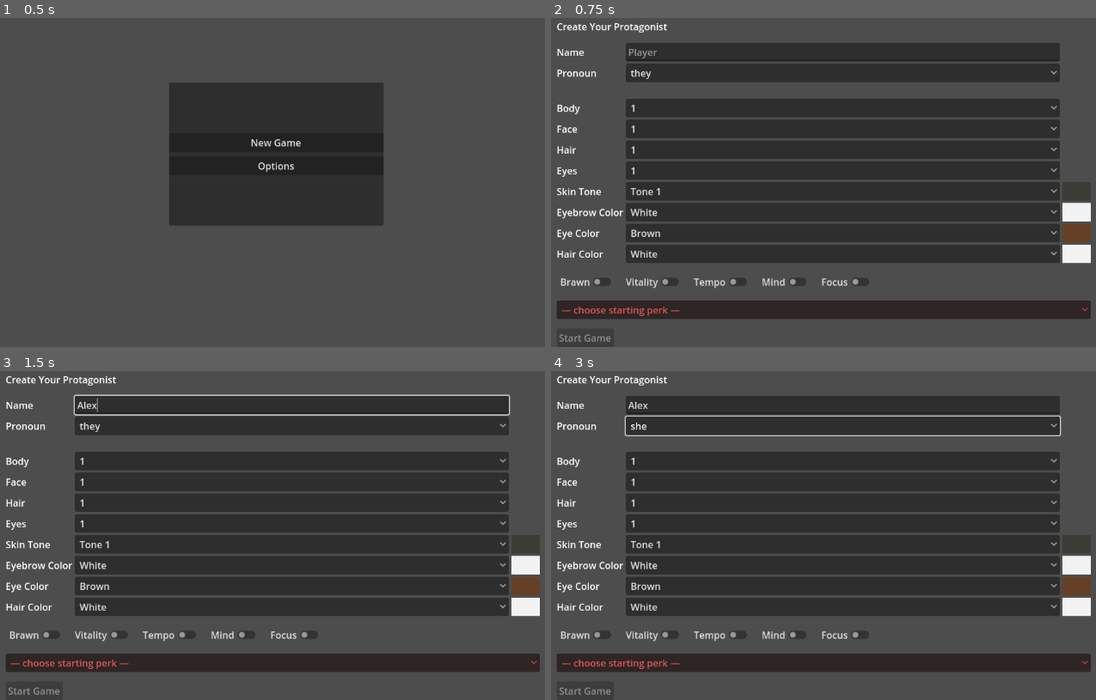
Above: before the commit, frames 1-4 (two rows, left to right).
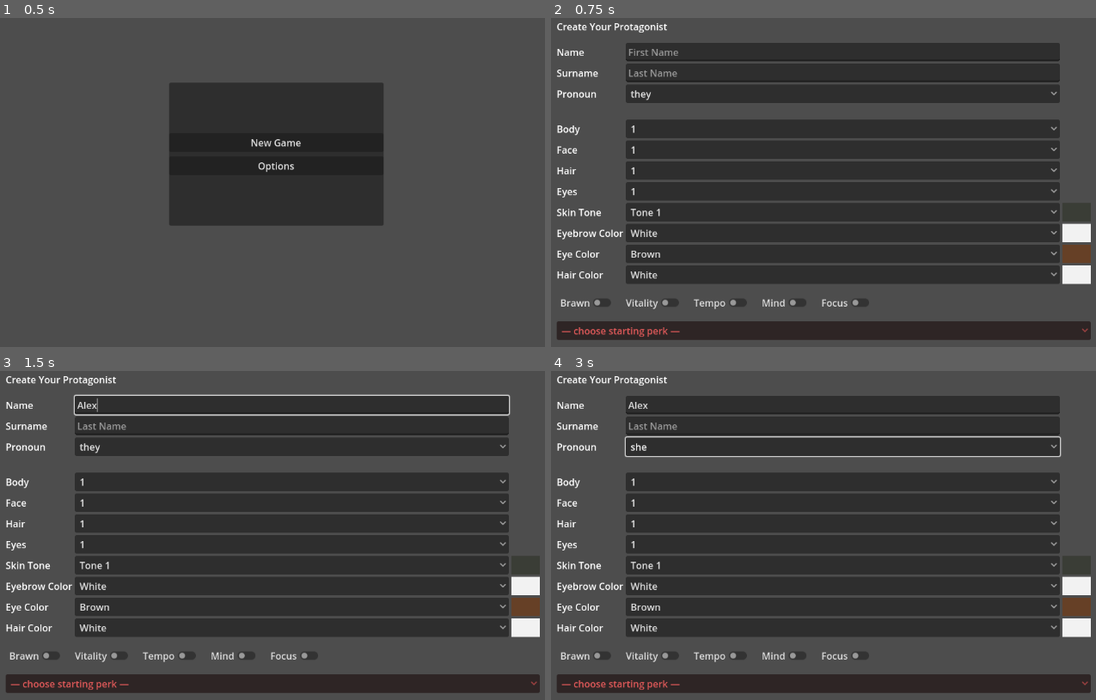
Above: after the commit, the same moments.

Repository: Cristal-Lucina/Psyokin
Game: Godot game, scene res://scenes/main_menu/Boot.tscn
Two runs of this game, one before a commit and one after it. Both use one fixed random seed, a clock stepped at 60 frames per second and the inputs below.
Inputs (mouse positions are in pixels of both pictures, inside the frame that each line leads up to):
- Up to frame 1 (0.5 s): no input
- Up to frame 2 (0.75 s): click "New Game" at 0.5 s
- Up to frame 3 (1.5 s): click (294, 403) at 1.27 s; type "Alex" at 1.35 s
- Up to frame 4 (3 s): click "they" at 2 s; click "1" at 2.75 s

Frame 1 is identical in both runs. In frame 2, 24% of the frame differs, in the area x 1-100%, y 9-99%; in frame 3, 24%; in frame 4, 25%, in the area x 1-100%, y 13-99%.

Commit message:
Add required surname field and enforce name entry
Added surname requirement and validation to character creation:

Character Creation Changes:
- Added surname LineEdit field to character creation form
- Both first name and surname are now required (cannot be empty)
- Set max length of 10 characters for both name fields
- Updated placeholder text: "First Name" and "Last Name"
- Validation alert if either field is empty when confirming

Data Storage:
- Surname stored in hero_identity metadata dictionary
- player_name stores full name as "FirstName LastName"
- Both first name and surname saved separately for flexibility

StatusPanel Display:
- Updated _read_hero_identity() to construct full name from first + surname
- Properly displays full name in status panel
- Backward compatible with saves that don't have surname

UI Changes:
- Added surname row in character creation grid
- Maintains proper spacing and layout
- Both fields show character count limit visually

🤖 Generated with [Claude Code](https://claude.com/claude-code)

Co-Authored-By: Claude <noreply@anthropic.com>

Diff:
--- a/scenes/creation/CharacterCreation.tscn
+++ b/scenes/creation/CharacterCreation.tscn
@@ -35,9 +35,24 @@
 unique_name_in_owner = true
 layout_mode = 2
 size_flags_horizontal = 3
-placeholder_text = "Player"
+placeholder_text = "First Name"
+max_length = 10
 
 [node name="SpacerRow5" type="Control" parent="Form/Grid"]
+layout_mode = 2
+
+[node name="SurnameLabel" type="Label" parent="Form/Grid"]
+layout_mode = 2
+text = "Surname"
+
+[node name="SurnameInput" type="LineEdit" parent="Form/Grid"]
+unique_name_in_owner = true
+layout_mode = 2
+size_flags_horizontal = 3
+placeholder_text = "Last Name"
+max_length = 10
+
+[node name="SpacerRow5b" type="Control" parent="Form/Grid"]
 layout_mode = 2
 
 [node name="PronounLabel" type="Label" parent="Form/Grid"]
--- a/scripts/creation/CharacterCreation.gd
+++ b/scripts/creation/CharacterCreation.gd
@@ -12,6 +12,7 @@
 
 # ── UI: unique_name_in_owner nodes from your scene ───────────────────────────
 @onready var _name_in     : LineEdit      = %NameInput
+@onready var _surname_in  : LineEdit      = %SurnameInput
 @onready var _pron_in     : OptionButton  = %PronounInput
 
 @onready var _body_in     : OptionButton  = %BodyIdInput
@@ -105,6 +106,14 @@
 
 # ── UI fill / wiring ─────────────────────────────────────────────────────────
 func _fill_basics() -> void:
+	# Name fields: max 10 characters each
+	if _name_in:
+		_name_in.max_length = 10
+		_name_in.placeholder_text = "First Name"
+	if _surname_in:
+		_surname_in.max_length = 10
+		_surname_in.placeholder_text = "Last Name"
+
 	# Pronouns
 	if _pron_in and _pron_in.item_count == 0:
 		for p in ["they", "she", "he"]:
@@ -251,14 +260,19 @@
 
 # ── confirm ──────────────────────────────────────────────────────────────────
 func _on_confirm_pressed() -> void:
+	# Validate name and surname are filled
+	var name_text: String = (_name_in.text if _name_in else "").strip_edges()
+	var surname_text: String = (_surname_in.text if _surname_in else "").strip_edges()
+
+	if name_text == "" or surname_text == "":
+		OS.alert("Please enter both a first name and last name.", "Character Creation")
+		return
+
 	# Hard gate: must have exactly 3 stats + a chosen perk
 	if _selected_order.size() != 3 or _chosen_perk_id() == "":
 		OS.alert("Pick 3 stats and 1 perk to continue.", "Character Creation")
 		return
 
-	var name_text: String = (_name_in.text if _name_in else "Player").strip_edges()
-	if name_text == "":
-		name_text = "Player"
 	var pron_text: String = _opt_text(_pron_in)
 
 	var body_id: String = _opt_text(_body_in)
@@ -273,10 +287,12 @@
 
 	var gs: Node = get_node_or_null(GS_PATH)
 	if gs:
+		# Store full name for display
+		var full_name: String = "%s %s" % [name_text, surname_text]
 		if gs.has_method("set"):
-			gs.set("player_name", name_text)
+			gs.set("player_name", full_name)
 		gs.set_meta("hero_identity", {
-			"name": name_text, "pronoun": pron_text,
+			"name": name_text, "surname": surname_text, "pronoun": pron_text,
 			"body": body_id, "face": face_id, "eyes": eyes_id, "hair": hair_id,
 			"body_color": c_skin, "brow_color": c_brow, "eye_color": c_eye, "hair_color": c_hair
 		})
--- a/scripts/main_menu/panels/StatusPanel.gd
+++ b/scripts/main_menu/panels/StatusPanel.gd
@@ -434,8 +434,11 @@
 			var id_v: Variant = _gs.get_meta("hero_identity")
 			if typeof(id_v) == TYPE_DICTIONARY:
 				var id: Dictionary = id_v
+				var first_name: String = String(id.get("name","Player"))
+				var surname: String = String(id.get("surname",""))
+				var full_name: String = "%s %s" % [first_name, surname] if surname != "" else first_name
 				return {
-					"name": String(id.get("name","Player")),
+					"name": full_name,
 					"pronoun": String(id.get("pronoun","they")),
 					"body": String(id.get("body","1")),
 					"face": String(id.get("face","1")),
